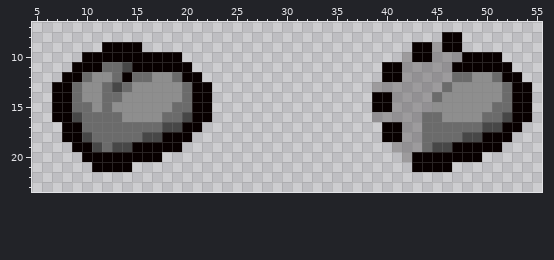
File history of a pixel-art sprite, resources/gfx/items/pick ups/rock_heart.png. That is the earlier state.
The file is 64x32 pixels. Shown: x 5..55, y 7..23.
After the commit:
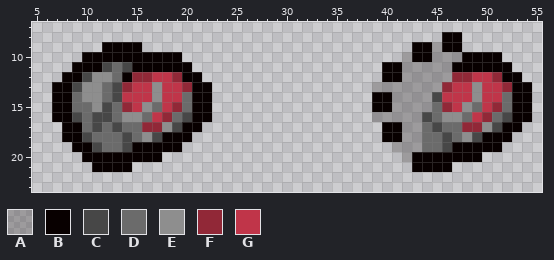
Palette (. is transparent): A #0800003e  B #080000  C #474747  D #6b6b6b  E #8e8e8e  F #912837  G #c03549
Diff:
Changed rows in their new state; - is an unchanged pixel.
first column x 9:
11 ---C----------------------------------------
12 -C----FFGGF---------------------------FFGGF-
13 C----FGG-GGF-------------------------FGG-GGF
14 ----CGGG-GG-------------------------CGGG-GG-
15 ---CDFG-DGF-------------------------DFG-DGF-
16 --CC---DGF-------------------------C---DGF--
17 --C-C--FFE--------------------------C--FFE--
18 -----C-E-----------------------------C-E----
19 ----D-------------------------------D-------
Boxes around the changes in both pictures, in picture pixels (x1, y1, x2, y2):
changed: (72, 62, 192, 152)
changed: (422, 72, 512, 152)
